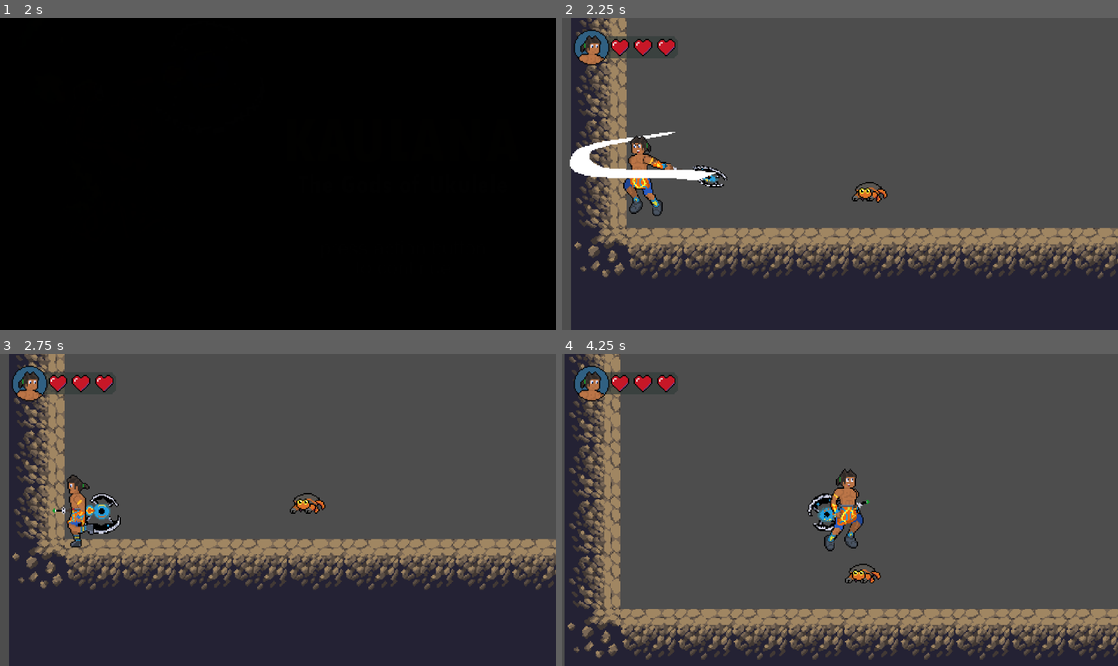
Above: before the commit, frames 1-4 (two rows, left to right).
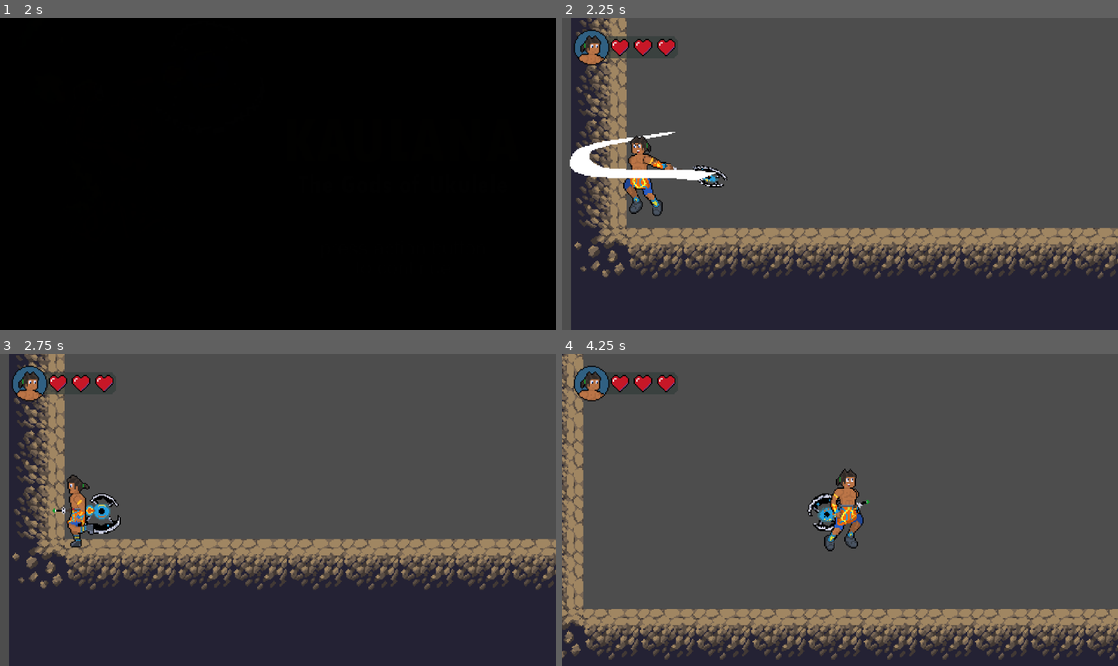
Above: after the commit, the same moments.

Repository: chrisosami86/Kaulana---The-Gods-of-Ukulele
Game: Godot game, scene res://scenes/Control/start_screen.tscn
The game is run twice, just before and just after one commit, with the same random seed, the same clock (stepped at 60 frames per second) and the same inputs.
Inputs (mouse positions are in pixels of both pictures, inside the frame that each line leads up to):
- Up to frame 1 (2 s): tap Enter (ui_accept) at 0.5, 1.25 s; move the mouse to (400, 158) at 0.52 s; hold Right (move_right) from 0.53 s (still down); tap Keypad 4 (attack) at 0.6, 1.55 s; click (400, 158) at 0.67 s; tap Keypad 2 (jump) at 0.77, 0.8, 1.07, 1.35, 1.52, 1.82 s; move the mouse to (166, 189) at 1.27 s
- Up to frame 2 (2.25 s): tap Enter (ui_accept) at 2 s; move the mouse to (895, 105) at 2.02 s; release Right (move_right) at 2.03 s; hold Left (move_left) from 2.03 s (still down); tap Keypad 4 (attack) at 2.1 s
- Up to frame 3 (2.75 s): keep holding Left (move_left); tap Keypad 2 (jump) at 2.3 s
- Up to frame 4 (4.25 s): move the mouse to (812, 572) at 2.77 s; release Left (move_left) at 2.78 s; hold Right (move_right) from 2.78 s (still down); tap Keypad 4 (attack) at 2.85 s; click (812, 572) at 2.92 s; tap Keypad 2 (jump) at 3.02, 3.32, 3.6, 3.77, 4.07 s; move the mouse to (1006, 556) at 3.52 s

Frame 1 is identical in both runs. In frame 2, 0.2% of the frame differs, in the area x 52-59%, y 52-60%; in frame 3, 0.2%; in frame 4, 15%, in the area x 0-100%, y 0-100%.

Commit message:
Añadiendo comportamiento de vida al enemigo

Diff:
--- /dev/null
+++ b/scenes/Enemies/enemy_one.gd
@@ -0,0 +1,80 @@
+extends CharacterBody2D
+
+@export var move_speed: float
+var direction_wall = -1
+var health = 2
+var gravity = ProjectSettings.get_setting("physics/2d/default_gravity")
+
+#Referencias a los nodos que detectan paredes
+#y abismos
+#Referencia al nodo de animación
+@onready var wall_ray: RayCast2D = $WallRay
+@onready var ground_ray: RayCast2D = $GroundRay
+@onready var animated_sprite_2d: AnimatedSprite2D = $AnimatedSprite2D
+@onready var idle_timer: Timer = $IdleTimer
+
+var is_idle = false
+var is_damage = false
+
+
+func _physics_process(delta: float) -> void:
+	move_x()
+	wall_detection()
+	abyss_detection()
+	update_animation()
+	move_and_slide()
+
+
+func move_x():
+	velocity.y += gravity
+	velocity.x = direction_wall * move_speed
+
+
+func flip():
+	scale.x *=-1
+
+func die():
+	animated_sprite_2d.play("die")
+	queue_free()
+
+func take_damage():
+	if health > 0:
+		health -= 1;
+		if (health <=0):
+			die()
+
+func wall_detection():
+	if wall_ray.is_colliding():
+		direction_wall *= -1
+		flip()
+
+
+func abyss_detection():
+	if not ground_ray.is_colliding():
+		direction_wall *= -1
+		flip()
+
+func update_animation():
+	if is_idle:
+		animated_sprite_2d.play("idle")
+	elif velocity.x != 0:
+		animated_sprite_2d.play("run")
+	else:
+		animated_sprite_2d.play("idle")
+
+
+func _on_idle_timer_timeout() -> void:
+	is_idle = true
+	velocity.x = 0
+	var direction_wall_aux = direction_wall
+	direction_wall = 0
+	animated_sprite_2d.play("idle")
+	await get_tree().create_timer(1.0).timeout
+	direction_wall = direction_wall_aux
+	is_idle = false
+
+
+func _on_hurtbox_area_entered(area: Area2D) -> void:
+	is_damage = true
+	take_damage()
+	animated_sprite_2d.play("damage")
--- a/scenes/Enemies/enemy_one.tscn
+++ b/scenes/Enemies/enemy_one.tscn
@@ -1,5 +1,6 @@
-[gd_scene load_steps=28 format=3 uid="uid://c443ythutsurv"]
-
+[gd_scene load_steps=29 format=3 uid="uid://c443ythutsurv"]
+
+[ext_resource type="Script" uid="uid://bph47sb0hdquu" path="res://scenes/Enemies/enemy_one.gd" id="1_373o5"]
 [ext_resource type="Texture2D" uid="uid://bpd3s30li1if" path="res://assets/sprites/enemies/enemy_1/damage 48x32.png" id="1_ydbxk"]
 [ext_resource type="Texture2D" uid="uid://b2c3tkytery3f" path="res://assets/sprites/enemies/enemy_1/die 48x32.png" id="2_373o5"]
 [ext_resource type="Texture2D" uid="uid://b2hepf7vkrbh8" path="res://assets/sprites/enemies/enemy_1/idle 48x32.png" id="3_yc5yn"]
@@ -184,18 +185,24 @@
 [node name="EnemyOne" type="CharacterBody2D"]
 collision_layer = 8
 collision_mask = 5
+script = ExtResource("1_373o5")
+move_speed = 70.0
 
 [node name="AnimatedSprite2D" type="AnimatedSprite2D" parent="."]
 sprite_frames = SubResource("SpriteFrames_kkoaj")
-animation = &"run"
+animation = &"die"
 autoplay = "idle"
 
 [node name="CollisionShape2D" type="CollisionShape2D" parent="."]
+visible = false
 position = Vector2(0, 3)
 rotation = 1.57079
 shape = SubResource("CapsuleShape2D_ydbxk")
 
 [node name="Hurtbox" type="Area2D" parent="."]
+visible = false
+collision_layer = 8
+collision_mask = 4
 
 [node name="CollisionShape2D" type="CollisionShape2D" parent="Hurtbox"]
 position = Vector2(0, 2.5)
@@ -212,3 +219,6 @@
 [node name="IdleTimer" type="Timer" parent="."]
 wait_time = 2.5
 autostart = true
+
+[connection signal="area_entered" from="Hurtbox" to="." method="_on_hurtbox_area_entered"]
+[connection signal="timeout" from="IdleTimer" to="." method="_on_idle_timer_timeout"]
--- a/scenes/map/area_tutorial/area_tutorial.tscn
+++ b/scenes/map/area_tutorial/area_tutorial.tscn
@@ -27,4 +27,4 @@
 position = Vector2(1032, 313)
 
 [node name="EnemyOne" parent="." instance=ExtResource("6_oag8l")]
-position = Vector2(65, 207)
+position = Vector2(610, 125)
--- a/scenes/player/player.gd
+++ b/scenes/player/player.gd
@@ -5,10 +5,12 @@
 @export var next_scene_path: String = "res://scenes/Control/game_over_screen.tscn"
 var max_health = 3
 var health = 3
+@onready var collision_shape_2d: CollisionShape2D = $AttackHitbox/CollisionShape2D
 
 #Referencia al nodo de animacion para poder
 #ejecutar sus metodos como reproducir animación, etc
 @onready var animated_sprite = $AnimatedSprite2D
+
 
 #Bandera para verificar hacia donde esta mirando
 #el personaje
@@ -62,9 +64,11 @@
 	if Input.is_action_just_pressed("attack") and not is_attacking:
 		if not is_on_floor():
 			is_attacking = true
+			collision_shape_2d.disabled = false
 			animated_sprite.play("jump-attack")
 		else :
 			is_attacking = true
+			collision_shape_2d.disabled = false
 			animated_sprite.play("attack")
 
 #Funcion de recibir daño
@@ -78,7 +82,7 @@
 		die()
 
 func die():
-	#animated_sprite.play("death")  # si tienes animación de muerte
+	#animated_sprite.play("death")
 	queue_free()
 	#set_process(false)
 	get_tree().change_scene_to_file(next_scene_path)
@@ -108,3 +112,4 @@
 func _on_animated_sprite_2d_animation_finished() -> void:
 	if animated_sprite.animation == "attack" or animated_sprite.animation == "jump-attack":
 		is_attacking = false
+		collision_shape_2d.disabled = true
--- a/scenes/player/player.tscn
+++ b/scenes/player/player.tscn
@@ -247,6 +247,9 @@
 [sub_resource type="RectangleShape2D" id="RectangleShape2D_p47bc"]
 size = Vector2(27, 66)
 
+[sub_resource type="RectangleShape2D" id="RectangleShape2D_0owmy"]
+size = Vector2(46, 44)
+
 [node name="Player" type="CharacterBody2D"]
 collision_layer = 2
 collision_mask = 25
@@ -259,6 +262,8 @@
 sprite_frames = SubResource("SpriteFrames_5gtgg")
 animation = &"jump-attack"
 autoplay = "idle"
+frame = 1
+frame_progress = 0.809442
 
 [node name="CollisionShape2D" type="CollisionShape2D" parent="."]
 position = Vector2(5.5, 0)
@@ -269,4 +274,13 @@
 
 [node name="AttackTimer" type="Timer" parent="."]
 
+[node name="AttackHitbox" type="Area2D" parent="."]
+collision_layer = 4
+collision_mask = 0
+
+[node name="CollisionShape2D" type="CollisionShape2D" parent="AttackHitbox"]
+position = Vector2(45, -18)
+shape = SubResource("RectangleShape2D_0owmy")
+disabled = true
+
 [connection signal="animation_finished" from="AnimatedSprite2D" to="." method="_on_animated_sprite_2d_animation_finished"]
Not shown, added: scenes/Enemies/enemy_one.gd.uid
Not shown: 1 places in scenes/player/player.tscn that only renumber resources
